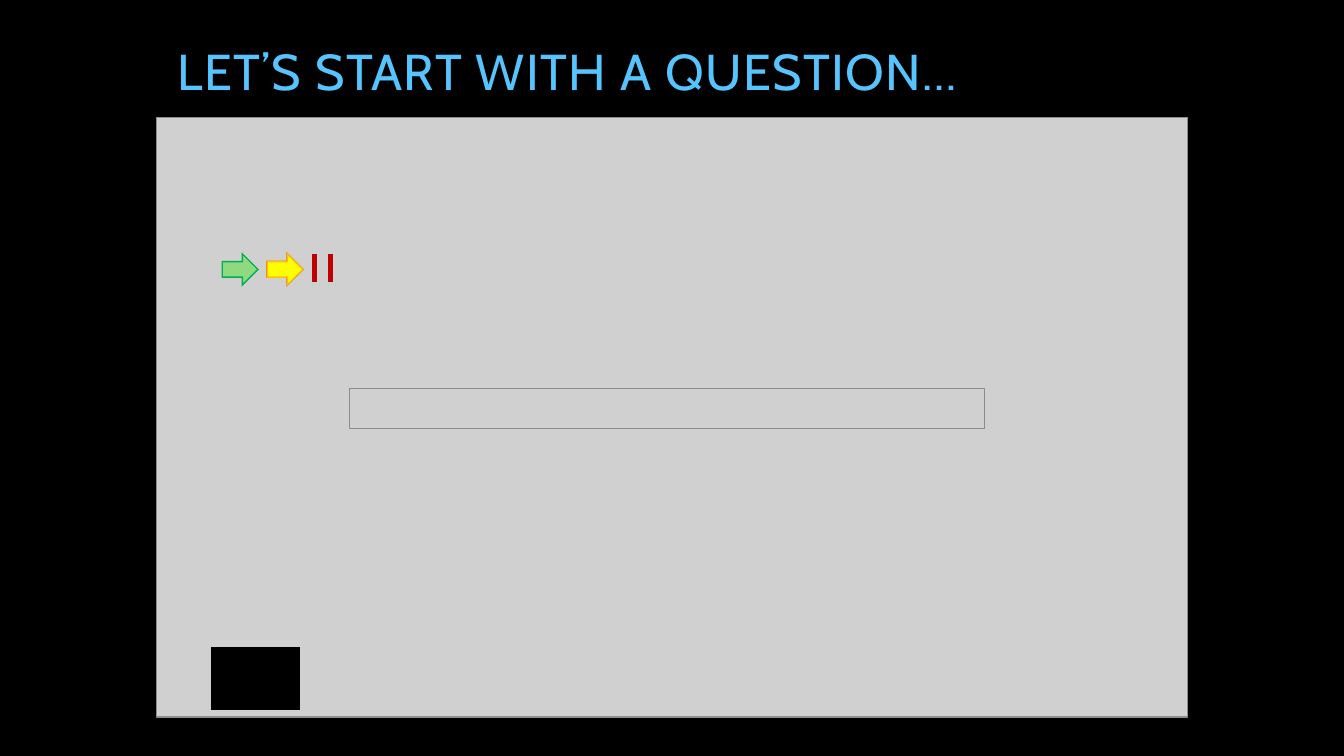
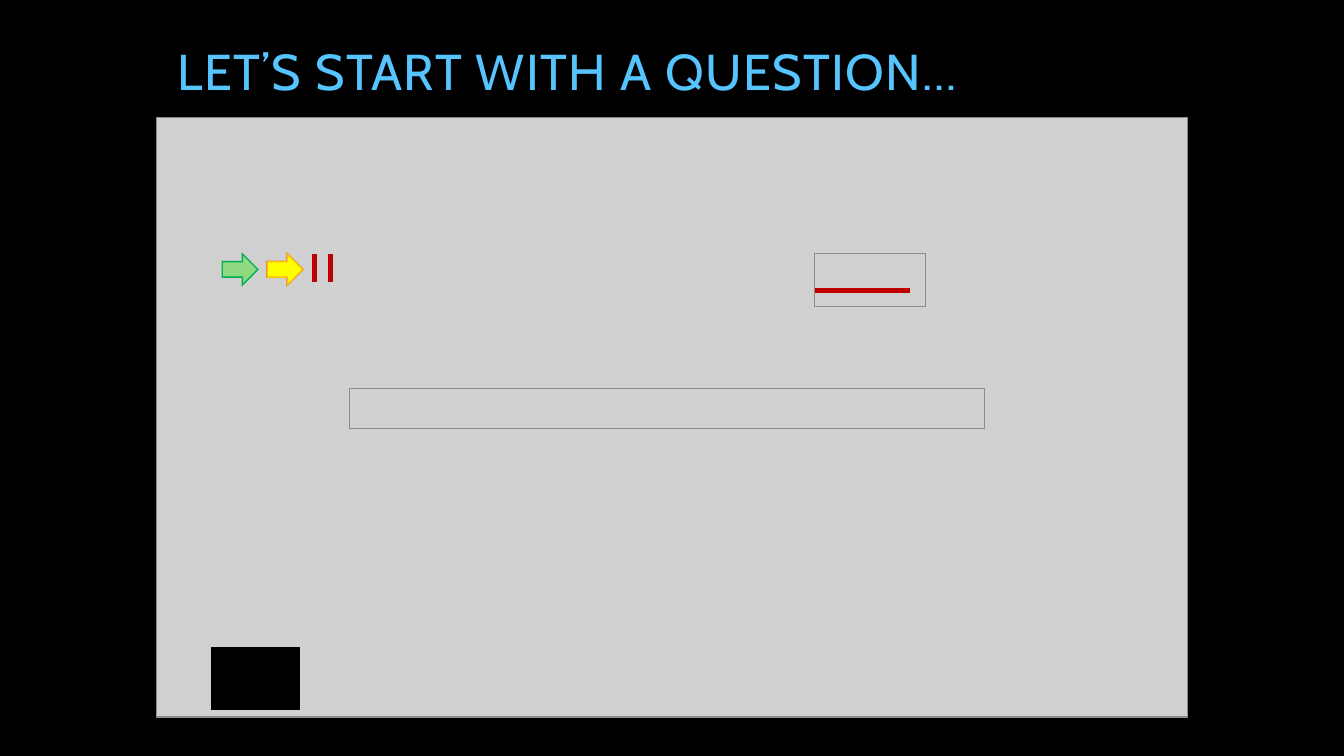
Before and after one commit to tpierrain/talk-AsyncAwait, a slide deck: slide 24 of AsyncAwait...ohWait.pptx (slide 23 before the commit). Drawn at 1344x756 pixels with LibreOffice and Linux fonts; fonts in the diff are those of the drawing; grey boxes stand for pictures; background and template pictures are left out. Boxes give left, top, right and bottom in pixels: in the first picture for what was removed or moved away, otherwise in the second. Text is boxed around its words. In the diff, an @@ line names an element or a change of style, - is before the commit and + after.

```diff
--- a/AsyncAwait...ohWait.pptx
+++ b/AsyncAwait...ohWait.pptx
@@ picture added at [815, 254, 926, 307] @@
@@ line added from (815, 290) to (910, 290), #C00000 3.5 pt @@
```
Also in this commit, not shown: 11 other slides changed, 3 slides added.
